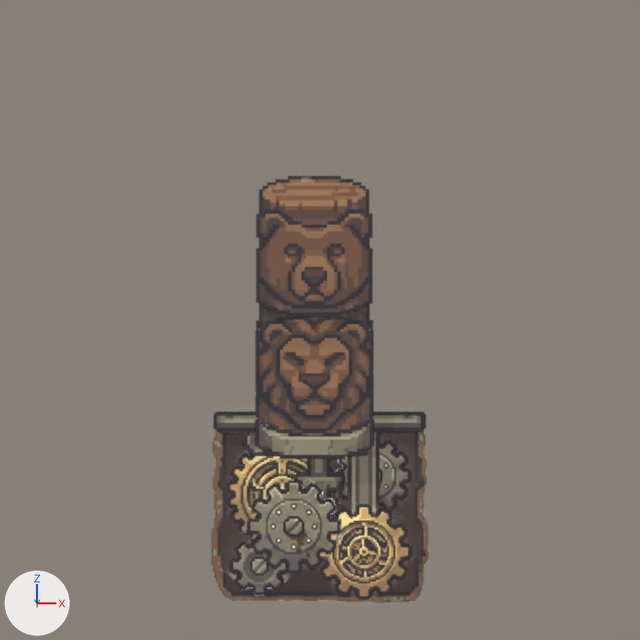
Before and after pictures for a commit that changed the Blender file blend/entity_blocker/entity_blocker.blend.
The view is the same before and after, from the file's camera 'Camera'. The lights are fixed; the arrows at lower left show +X, +Y and +Z. The picture after the commit comes second.

The first picture shows 'background', 'gear', 'gear.001', 'gear.002', 'gear.004', 'gear.005', 'mechanic', 'pillar', 'pillar.001'.
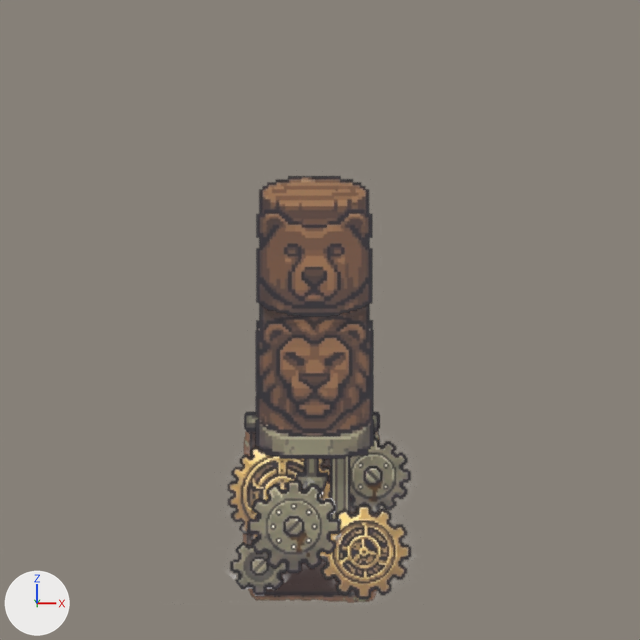
What changed in the scene script:
```text
Change ob_background:
    ob_background.location: (-0.07, 0.0, -3.0) -> (-0.17, 0.0, -3.0)
    ob_background.scale: (7.08, 7.08, 7.08) -> (4.53, 7.08, 7.08)
Change ob_mechanic:
    ob_mechanic.location: (-0.59, -0.16, -2.78) -> (-0.5, -0.16, -2.78)
    ob_mechanic.scale: (7.08, 7.08, 7.08) -> (4.53, 7.08, 7.08)
```

What differs and where, as boxes [x1, y1, x2, y2] in the pictures (640 x 640 px):
'background', moved, rescaled (37% narrower): before [211, 412, 428, 603]; after [243, 412, 380, 603]
'mechanic', moved, rescaled (36% narrower): before [213, 412, 424, 514]; after [244, 412, 379, 519]
